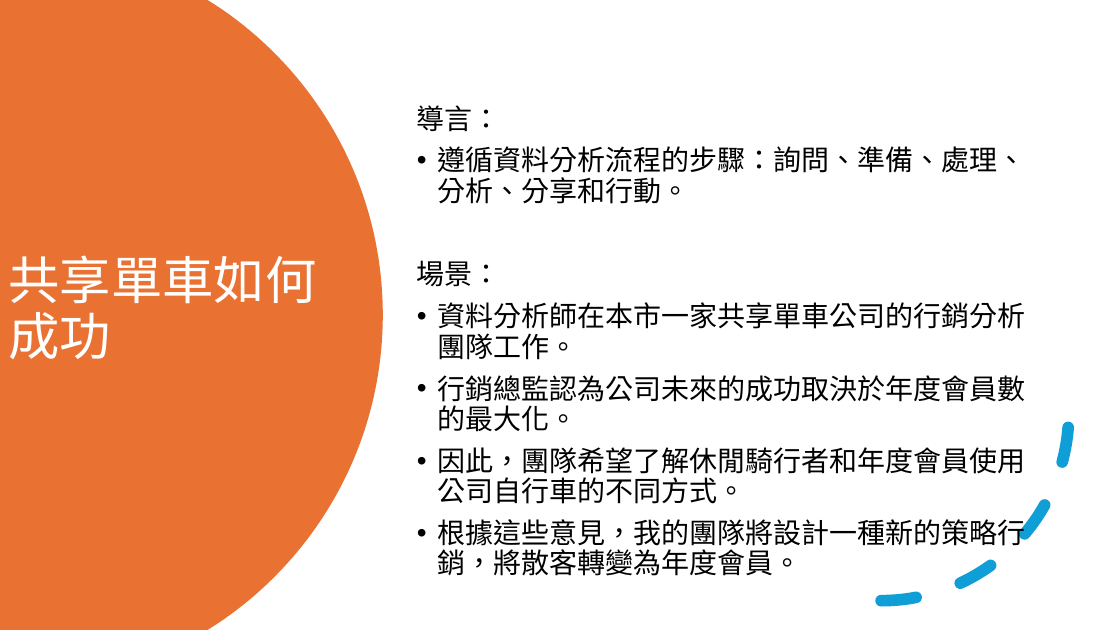
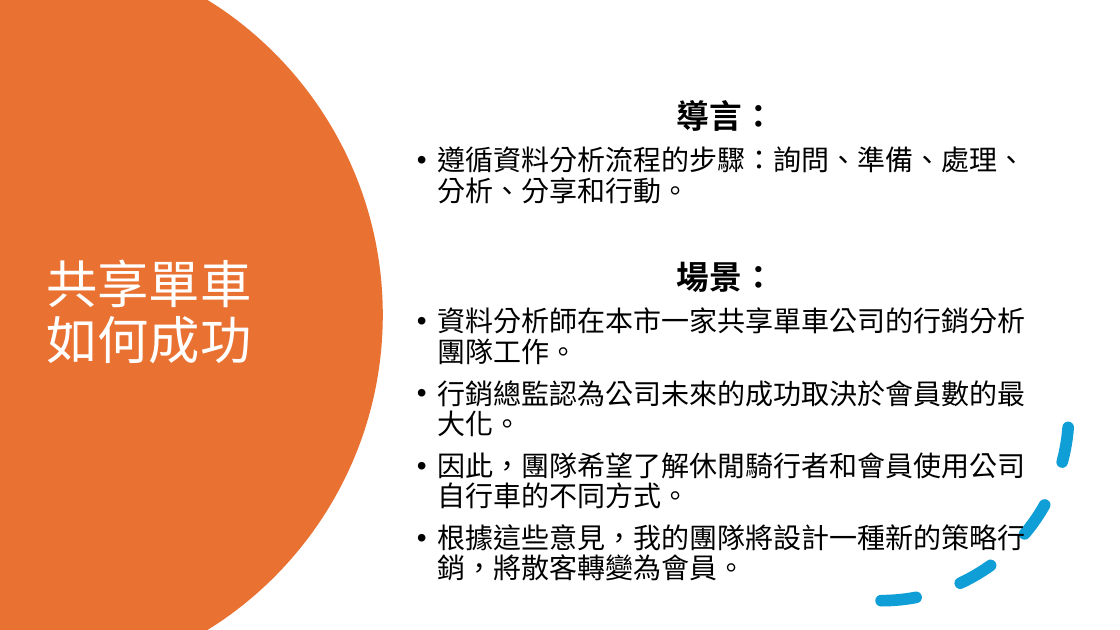
Before and after one commit to y4611676/Unanimous-Project, a slide deck: slide 2 of Bike_Share/共享單車如何成功.pptx. Drawn at 1120x630 pixels with LibreOffice and Linux fonts; fonts in the diff are those of the drawing. Boxes give left, top, right and bottom in pixels: in the first picture for what was removed or moved away, otherwise in the second. Text is boxed around its words. In the diff, an @@ line names an element or a change of style, - is before the commit and + after.

```diff
--- a/Bike_Share/共享單車如何成功.pptx
+++ b/Bike_Share/共享單車如何成功.pptx
@@ title "共享單車如何成功" rewrapped from bbox=[8, 255, 316, 359] to bbox=[46, 259, 251, 363] @@
@@ text at bbox=[677, 100, 775, 292]: size 24 to 28 pt, bold on in "導言：", "場景："; alignment left to centre @@
@@ text at bbox=[438, 380, 1026, 581]: text changed @@
-• 行銷總監認為公司未來的成功取決於年度會員數的最大化。
-• 因此，團隊希望了解休閒騎行者和年度會員使用公司自行車的不同方式。
-• 根據這些意見，我的團隊將設計一種新的策略行銷，將散客轉變為年度會員。
+• 行銷總監認為公司未來的成功取決於會員數的最大化。
+• 因此，團隊希望了解休閒騎行者和會員使用公司自行車的不同方式。
+• 根據這些意見，我的團隊將設計一種新的策略行銷，將散客轉變為會員。
```
Also in this commit, not shown: 12 other slides changed, 1 other file.
